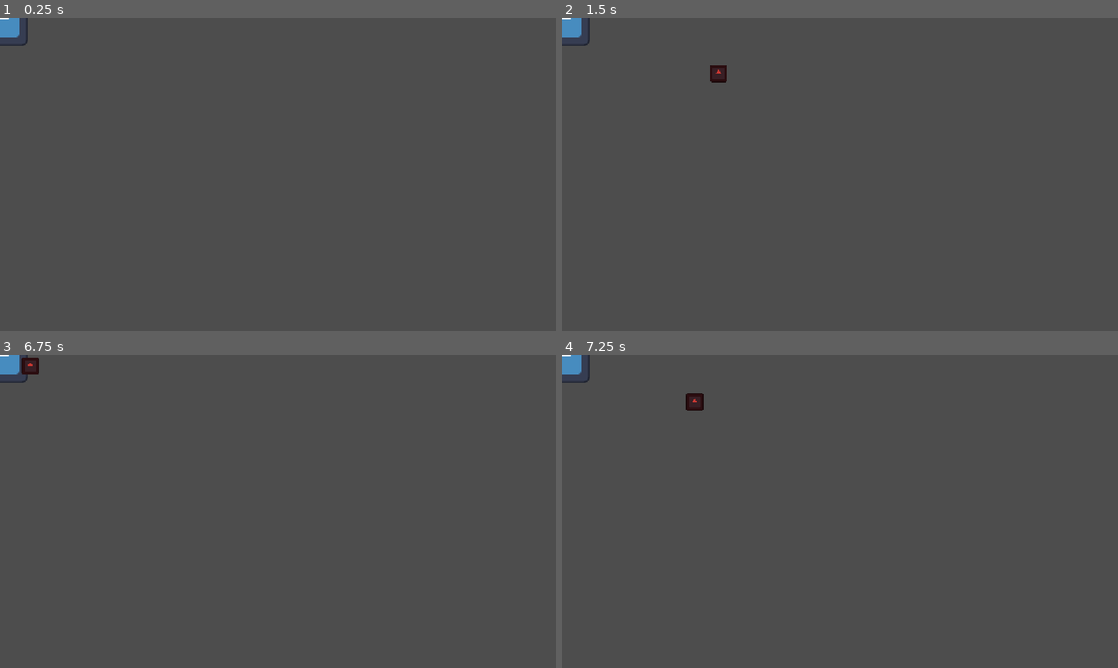
Above: before the commit, frames 1-4 (two rows, left to right).
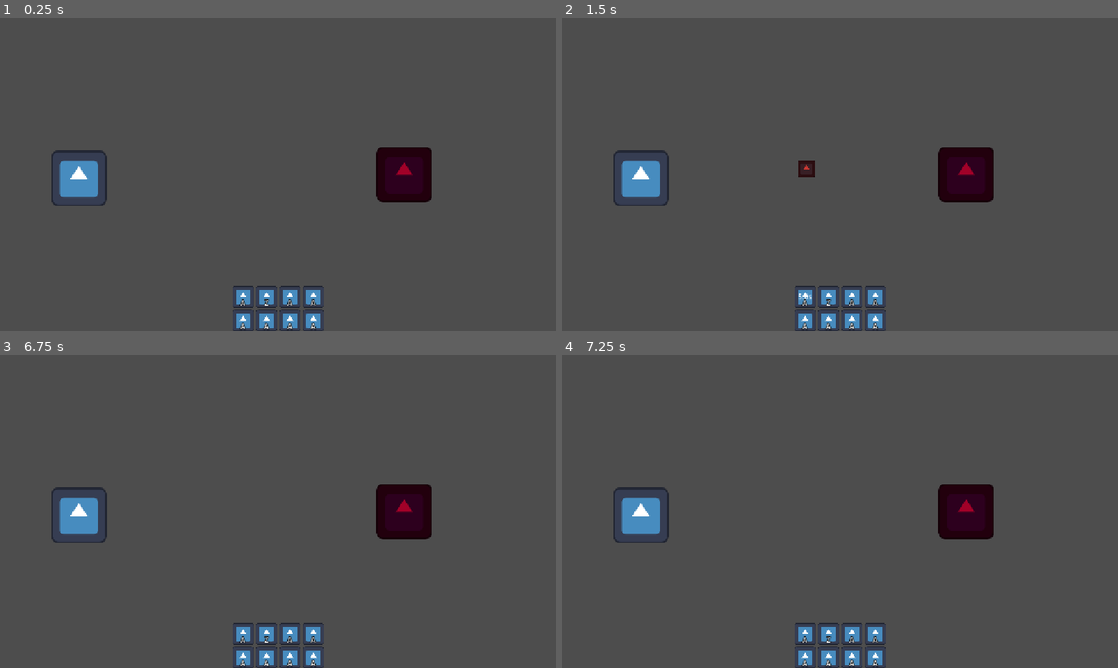
Above: after the commit, the same moments.

Repository: Phasio3/Spellrounds
Game: Godot game, scene res://scenes/testScene.tscn
The game is run twice, just before and just after one commit, with the same random seed, the same clock (stepped at 60 frames per second) and the same inputs. Before the commit the project starts from res://scenes/player.tscn. The engine's default icon, where the game draws it, is replaced by a stand-in: a white triangle on a blue panel in a dark square.
Inputs (mouse positions are in pixels of both pictures, inside the frame that each line leads up to):
- Up to frame 1 (0.25 s): no input
- Up to frame 2 (1.5 s): tap Enter at 0.5 s; move the mouse to (962, 158) at 0.52 s; hold Q (spell_a) 0.53-1.28 s; click (962, 158) at 0.8 s; move the mouse to (728, 190) at 1.27 s; click (728, 190) at 1.35 s
- Up to frame 3 (6.75 s): tap D (spell_d) at 1.55, 2.1 s; move the mouse to (333, 442) at 2.02 s; click (333, 442) at 2.17 s; tap E (spell_e) at 2.3, 2.85 s; tap Space at 2.75, 4.25, 5.75 s; move the mouse to (250, 574) at 2.77 s; click (250, 574) at 2.92 s; tap F (spell_f) at 3.05, 3.6 s; tap Enter at 3.5, 5 s; move the mouse to (444, 558) at 3.52 s; click (444, 558) at 3.67 s; tap A (spell_q) at 3.8, 4.35 s; move the mouse to (111, 464) at 4.27 s; click (111, 464) at 4.42 s; tap R (spell_r) at 4.55, 5.1 s; move the mouse to (305, 511) at 5.02 s; click (305, 511) at 5.17 s; tap S (spell_s) at 5.3, 5.85 s; move the mouse to (194, 433) at 5.77 s; click (194, 433) at 5.92 s; tap W (spell_z) at 6.05, 6.6 s; move the mouse to (400, 495) at 6.52 s; hold Q (spell_a) from 6.53 s (still down); click (400, 495) at 6.67 s
- Up to frame 4 (7.25 s): keep holding Q (spell_a)

The runs differ from the first frame. In frame 1, 4.3% of the frame differs, in the area x 0-78%, y 0-100%; in frame 2, 4.6%; in frame 3, 4.4%; in frame 4, 4.5%.

Commit message:
V0.3
Premier UI et quelques réglages pour les attaques

Va falloir ajouter un système plus simple pour ajouter des attaques différentes...

Diff:
--- a/project.godot
+++ b/project.godot
@@ -11,7 +11,7 @@
 [application]
 
 config/name="Spellrounds"
-run/main_scene="uid://cnunnppmtvhkf"
+run/main_scene="uid://cdqfg5ctxjrgx"
 config/features=PackedStringArray("4.4", "Forward Plus")
 config/icon="res://assets/icon.svg"
 
--- /dev/null
+++ b/scenes/UI/spellBar.tscn
@@ -0,0 +1,39 @@
+[gd_scene load_steps=4 format=3 uid="uid://bgk5aodghwb4b"]
+
+[ext_resource type="Script" uid="uid://caqp6vjc8a6r5" path="res://scripts/Manager/spellBarManager.gd" id="1_brbhw"]
+[ext_resource type="Script" uid="uid://dcwhtrudd27dy" path="res://scripts/spellBar.gd" id="1_j63nn"]
+[ext_resource type="PackedScene" uid="uid://dle5nak8jeblj" path="res://scenes/UI/spellSlot.tscn" id="2_ln1gf"]
+
+[node name="CanvasLayer" type="CanvasLayer"]
+script = ExtResource("1_brbhw")
+
+[node name="RootUI" type="Control" parent="."]
+layout_mode = 3
+anchors_preset = 7
+anchor_left = 0.5
+anchor_top = 1.0
+anchor_right = 0.5
+anchor_bottom = 1.0
+offset_left = -20.0
+offset_top = -40.0
+offset_right = 20.0
+grow_horizontal = 2
+grow_vertical = 0
+
+[node name="MarginContainer" type="MarginContainer" parent="RootUI"]
+layout_mode = 1
+anchors_preset = 7
+anchor_left = 0.5
+anchor_top = 1.0
+anchor_right = 0.5
+anchor_bottom = 1.0
+offset_left = -20.0
+offset_top = -40.0
+offset_right = 20.0
+grow_horizontal = 2
+grow_vertical = 0
+
+[node name="SpellBar" type="GridContainer" parent="RootUI/MarginContainer"]
+layout_mode = 2
+script = ExtResource("1_j63nn")
+spell_slot_scene = ExtResource("2_ln1gf")
--- /dev/null
+++ b/scenes/UI/spellSlot.tscn
@@ -0,0 +1,74 @@
+[gd_scene load_steps=3 format=3 uid="uid://dle5nak8jeblj"]
+
+[ext_resource type="Texture2D" uid="uid://cmlxqrf7sj5cu" path="res://assets/icon.svg" id="1_7sdfe"]
+[ext_resource type="Script" uid="uid://di2ykrxxn0j56" path="res://scripts/spellSlot.gd" id="1_iolcj"]
+
+[node name="SpellSlot" type="Control"]
+layout_mode = 3
+anchors_preset = 0
+script = ExtResource("1_iolcj")
+
+[node name="Icon" type="TextureRect" parent="."]
+layout_mode = 1
+anchors_preset = 7
+anchor_left = 0.5
+anchor_top = 1.0
+anchor_right = 0.5
+anchor_bottom = 1.0
+offset_left = -25.0
+offset_top = -50.0
+offset_right = 25.0
+grow_horizontal = 2
+grow_vertical = 0
+texture = ExtResource("1_7sdfe")
+expand_mode = 1
+stretch_mode = 5
+
+[node name="KeyLabel" type="Label" parent="."]
+layout_mode = 1
+anchors_preset = 7
+anchor_left = 0.5
+anchor_top = 1.0
+anchor_right = 0.5
+anchor_bottom = 1.0
+offset_left = -25.0
+offset_top = -50.0
+offset_right = 25.0
+grow_horizontal = 2
+grow_vertical = 0
+theme_override_colors/font_outline_color = Color(0, 0, 0, 1)
+theme_override_constants/outline_size = 6
+text = "A"
+horizontal_alignment = 1
+vertical_alignment = 2
+
+[node name="CooldownOverlay" type="TextureProgressBar" parent="."]
+layout_mode = 1
+anchors_preset = 7
+anchor_left = 0.5
+anchor_top = 1.0
+anchor_right = 0.5
+anchor_bottom = 1.0
+offset_left = -25.0
+offset_top = -50.0
+offset_right = 25.0
+grow_horizontal = 2
+grow_vertical = 0
+tint_progress = Color(0, 0, 0, 0.490196)
+
+[node name="CooldownText" type="Label" parent="."]
+visible = false
+layout_mode = 1
+anchors_preset = 7
+anchor_left = 0.5
+anchor_top = 1.0
+anchor_right = 0.5
+anchor_bottom = 1.0
+offset_left = -25.0
+offset_top = -50.0
+offset_right = 25.0
+grow_horizontal = 2
+grow_vertical = 0
+text = "5s"
+horizontal_alignment = 1
+vertical_alignment = 1
--- a/scenes/player.tscn
+++ b/scenes/player.tscn
@@ -2,7 +2,7 @@
 
 [ext_resource type="Texture2D" uid="uid://cmlxqrf7sj5cu" path="res://assets/icon.svg" id="1_3vyb7"]
 [ext_resource type="Script" uid="uid://b1mjqu6agemro" path="res://scripts/player.gd" id="1_g2els"]
-[ext_resource type="PackedScene" uid="uid://q0nqj0rrkplw" path="res://scenes/fireball.tscn" id="2_qhqgy"]
+[ext_resource type="PackedScene" uid="uid://q0nqj0rrkplw" path="res://scenes/Spells/fireball.tscn" id="2_qhqgy"]
 
 [sub_resource type="RectangleShape2D" id="RectangleShape2D_g2els"]
 size = Vector2(126, 126)
@@ -20,7 +20,7 @@
 texture = ExtResource("1_3vyb7")
 offset = Vector2(-64.0029, 0.276845)
 
-[node name="Sprite2D" type="Sprite2D" parent="."]
+[node name="PlayerSprite" type="Sprite2D" parent="."]
 texture = ExtResource("1_3vyb7")
 
 [node name="CollisionShape2D" type="CollisionShape2D" parent="."]
--- a/scenes/testScene.tscn
+++ b/scenes/testScene.tscn
@@ -1,12 +1,18 @@
-[gd_scene load_steps=3 format=3 uid="uid://cdqfg5ctxjrgx"]
+[gd_scene load_steps=5 format=3 uid="uid://cdqfg5ctxjrgx"]
 
 [ext_resource type="PackedScene" uid="uid://cnunnppmtvhkf" path="res://scenes/player.tscn" id="1_4lyoc"]
+[ext_resource type="Script" uid="uid://cylvme8bhaj7t" path="res://scripts/Manager/testManager.gd" id="1_sj726"]
 [ext_resource type="PackedScene" uid="uid://cdev34hgwh530" path="res://scenes/dummy.tscn" id="2_i052m"]
+[ext_resource type="PackedScene" uid="uid://bgk5aodghwb4b" path="res://scenes/UI/spellBar.tscn" id="3_3sglg"]
 
 [node name="Scène Test" type="Node2D"]
+script = ExtResource("1_sj726")
 
 [node name="Player" parent="." instance=ExtResource("1_4lyoc")]
 position = Vector2(181, 368)
+spell_bar_path = NodePath("../CanvasLayer")
 
 [node name="dummy" parent="." instance=ExtResource("2_i052m")]
 position = Vector2(930, 359)
+
+[node name="CanvasLayer" parent="." instance=ExtResource("3_3sglg")]
--- /dev/null
+++ b/scripts/Manager/spellBarManager.gd
@@ -0,0 +1,12 @@
+extends CanvasLayer
+
+@onready var grid = $RootUI/MarginContainer/SpellBar
+
+func trigger_spell(index: int):
+	grid.trigger_spell(index)
+
+func set_spell(index: int, texture: Texture2D, key: String, cooldown: float):
+	grid.set_spell(index, texture, key, cooldown)
+
+func get_cooldown_remaining(index: int) -> float:
+	return grid.get_cooldown_remaining(index)
--- /dev/null
+++ b/scripts/Manager/testManager.gd
@@ -0,0 +1,20 @@
+extends Node2D
+
+@onready var spell_bar_manager = $CanvasLayer
+
+func _ready():
+	var texture: Texture2D = load("res://assets/icon.svg")
+	test_set_spell(texture)
+
+func test_set_spell(texture: Texture2D):
+	if spell_bar_manager:
+		var key = "A"
+		var cooldown = 5.0
+		var index = 0
+		spell_bar_manager.set_spell(index, texture, key, cooldown)
+		key = "Z"
+		cooldown = 10.0
+		index = 1
+		spell_bar_manager.set_spell(index, texture, key, cooldown)
+	else:
+		print("SpellBarManager non assigné !")
--- a/scripts/player.gd
+++ b/scripts/player.gd
@@ -2,61 +2,86 @@
 
 @export var speed: float = 150.0
 @export var fireball_scene: PackedScene
+@export var spell_bar_path: NodePath
 
 var target_position: Vector2
 var moving: bool = false
 var is_holding_spell: bool = false
 var spell_target_position: Vector2
+var spell_keys = ["spell_a", "spell_z", "spell_e", "spell_r", "spell_q", "spell_s", "spell_d", "spell_f"]
+
+var selected_spell_index: int = -1
 
 @onready var direction_line: Line2D = $DirectionLine
 @onready var spell_spawn_point: Marker2D = $SpellSpawnPoint
 @onready var spell_indicator = $SpellIndicator
+@onready var spell_bar = get_node(spell_bar_path)
+
 
 func _ready():
 	target_position = global_position
 	direction_line.visible = false
 
+
 func _process(_delta):
 	var mouse_position = get_global_mouse_position()
 	var dir = (mouse_position - global_position).normalized()
 
-	# Déplacer le point de spawn devant le joueur
 	spell_spawn_point.position = dir * 40.0
 
 	if is_holding_spell:
 		spell_target_position = mouse_position
-
-		# L'indicateur reste centré sur le joueur
 		spell_indicator.global_position = global_position
-
-		# Il tourne vers la souris
 		spell_indicator.rotation = dir.angle() + deg_to_rad(180)
 
 
+func _input(event):
 
-func _input(event):
-	# --- Déplacement clic droit (inchangé) ---
+	# --- Déplacement ---
 	if event is InputEventMouseButton:
 		if event.button_index == MOUSE_BUTTON_RIGHT and event.pressed:
 			target_position = get_global_mouse_position()
 			moving = true
 			direction_line.visible = true
 
-	# --- Début du maintien ---
-	if event.is_action_pressed("spell_a"):
-		is_holding_spell = true
-		spell_indicator.visible = true
-
-	# --- Relâchement → annulation ---
-	if event.is_action_released("spell_a"):
-		is_holding_spell = false
-		spell_indicator.visible = false
+	# --- Sélection des spells ---
+	for key in spell_keys:
+		if event.is_action_pressed(key):
+			select_spell(spell_keys.find(key))
+		if event.is_action_released(key):
+			deselect_spell()
 
 	# --- Confirmation du cast ---
-	if event.is_action_pressed("spell_cast") and is_holding_spell:
-		cast_fireball()
-		is_holding_spell = false
-		spell_indicator.visible = false
+	if spell_bar.get_cooldown_remaining(selected_spell_index) <= 0.0:
+		if event.is_action_pressed("spell_cast") and is_holding_spell:
+			cast_spell(selected_spell_index)
+			is_holding_spell = false
+			spell_indicator.visible = false
+			selected_spell_index = -1
+
+
+func select_spell(index: int):
+	selected_spell_index = index
+	is_holding_spell = true
+	spell_indicator.visible = true
+
+func deselect_spell():
+	selected_spell_index = -1
+	is_holding_spell = false
+	spell_indicator.visible = false
+
+
+func cast_spell(index: int):
+	if index < 0:
+		return
+
+	match index:
+		0:
+			cast_fireball()
+		_:
+			print("Spell non implémenté :", index)
+
+	spell_bar.trigger_spell(index)
 
 
 func _physics_process(_delta):
@@ -74,16 +99,11 @@
 			moving = false
 			direction_line.visible = false
 
+
 func update_direction_line(direction: Vector2, distance: float):
 	direction_line.clear_points()
 	direction_line.add_point(Vector2.ZERO)
 	direction_line.add_point(direction * distance)
-
-func show_spell_preview():
-	spell_indicator.visible = true
-
-func hide_spell_preview():
-	spell_indicator.visible = false
 
 
 func cast_fireball():
--- /dev/null
+++ b/scripts/spellBar.gd
@@ -0,0 +1,40 @@
+extends GridContainer
+
+@export var spell_slot_scene : PackedScene
+@export var spell_count : int = 8
+
+var spell_slots : Array = []
+
+
+func _ready():
+	columns = 4
+	_initialize_slots()
+
+
+func _initialize_slots():
+	for i in range(spell_count):
+		var slot = spell_slot_scene.instantiate()
+		add_child(slot)
+		spell_slots.append(slot)
+
+
+func set_spell(index: int, texture: Texture2D, key: String, cooldown: float):
+	if index >= 0 and index < spell_slots.size():
+		spell_slots[index].set_spell(texture, key, cooldown)
+
+
+func trigger_spell(index: int):
+	if index >= 0 and index < spell_slots.size():
+		spell_slots[index].trigger_cooldown()
+		#print("Cooldown triggered for : ", spell_slots[index], " at index : ", index)
+
+
+func get_spell_slot(index: int):
+	if index >= 0 and index < spell_slots.size():
+		return spell_slots[index]
+	return null
+
+func get_cooldown_remaining(index: int) -> float:
+	if index >= 0 and index < spell_slots.size():
+		return spell_slots[index].cooldown_remaining
+	return 0.0
--- /dev/null
+++ b/scripts/spellSlot.gd
@@ -0,0 +1,40 @@
+extends Control
+
+@onready var icon = $Icon
+@onready var cooldown_overlay = $CooldownOverlay
+@onready var cooldown_text = $CooldownText
+
+var cooldown_max : float = 0.0
+var cooldown_remaining : float = 0.0
+
+
+func _ready():
+	custom_minimum_size = Vector2(50, 50)
+
+
+func set_spell(texture: Texture2D, key: String, cooldown: float):
+	icon.texture = texture
+	$KeyLabel.text = key
+	cooldown_max = cooldown
+	cooldown_overlay.max_value = cooldown
+	cooldown_overlay.value = 0
+	cooldown_text.visible = false
+
+
+func trigger_cooldown():
+	cooldown_remaining = cooldown_max
+	cooldown_overlay.value = cooldown_max
+	cooldown_text.visible = true
+	#print("I am ", self.name, " and I'm currently in a cooldown of ", cooldown_remaining, "s")
+
+
+func _process(delta):
+	if cooldown_remaining > 0:
+		cooldown_remaining -= delta
+		cooldown_overlay.value = cooldown_remaining
+		cooldown_text.text = str(ceil(cooldown_remaining)) + "s"
+
+		if cooldown_remaining <= 0:
+			cooldown_remaining = 0
+			cooldown_overlay.value = 0
+			cooldown_text.visible = false
Not shown: 1 places in scenes/Spells/fireball.tscn that only renumber resources
Not shown, added: scripts/Manager/spellBarManager.gd.uid
Not shown, added: scripts/Manager/testManager.gd.uid
Not shown, added: scripts/spellBar.gd.uid
Not shown, added: scripts/spellSlot.gd.uid
Not shown, added: Architecture.md
